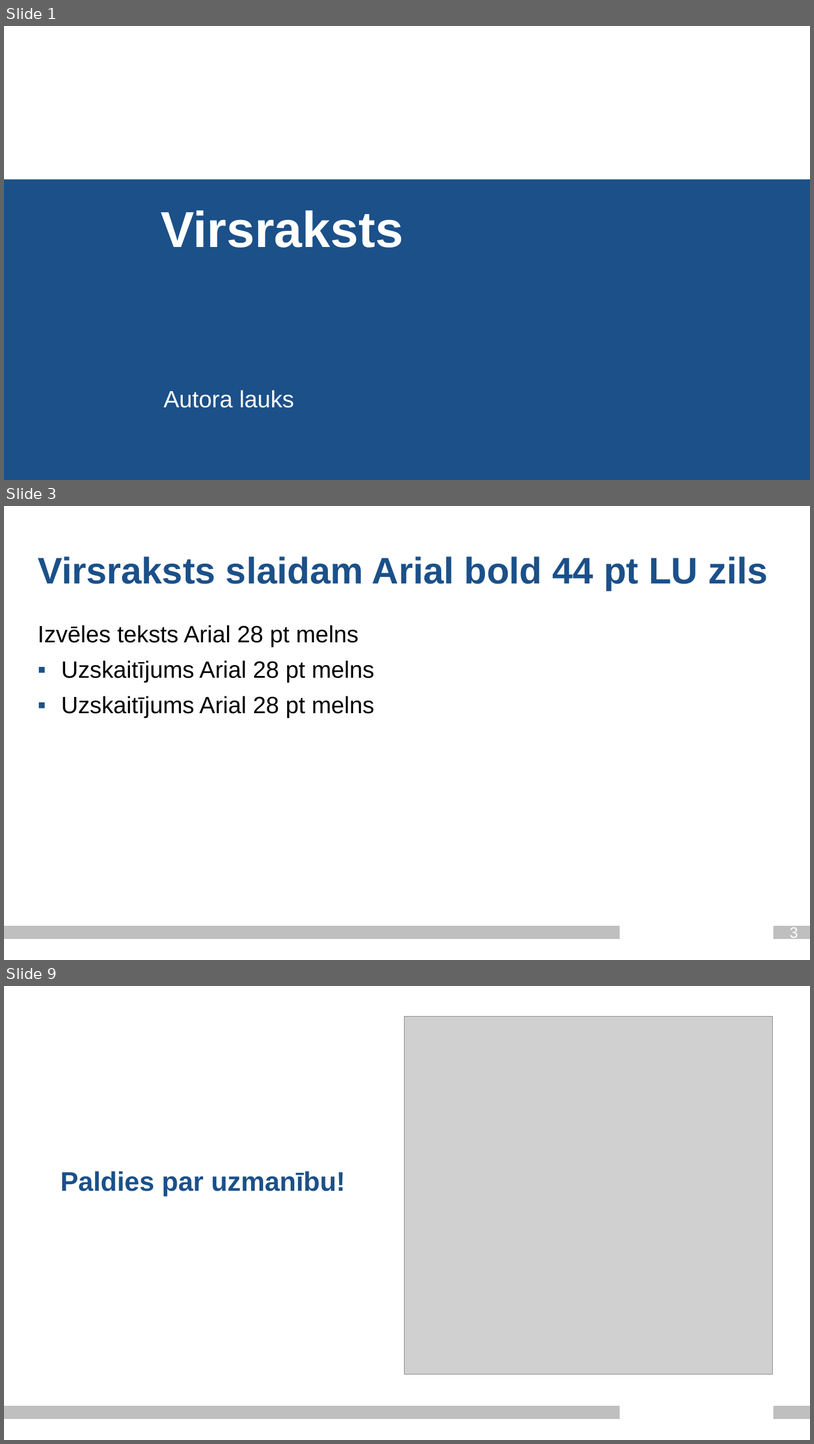
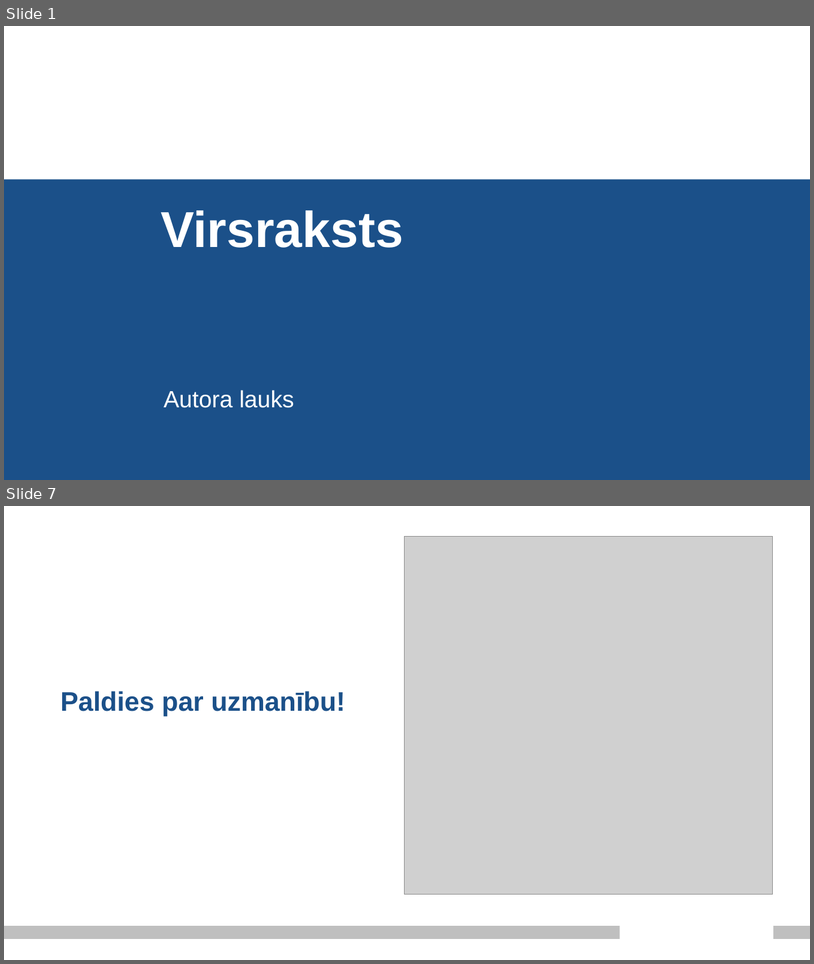
Before and after one commit to Paddlebear/valteh-ipa-translit, a slide deck: docs/valodasprez_2_ag21201_je21033.pptx. Shown one above the other, each under a label of ours: slides 1, 3 and 9 before the commit, slides 1 and 7 after it; the slides between them are not shown. The pictures are 814x1444 and 814x964 pixels, drawn with LibreOffice and Linux fonts; fonts in the diff are those of the drawing; grey boxes stand for pictures; background and template pictures are left out. Boxes give left, top, right and bottom in pixels: in the first picture for what was removed or moved away, otherwise in the second. Text is boxed around its words. In the diff, an @@ line names an element or a change of style, - is before the commit and + after.

```diff
--- a/docs/valodasprez_2_ag21201_je21033.pptx
+++ b/docs/valodasprez_2_ag21201_je21033.pptx
@@ slide 3 removed at (4, 506, 810, 960), background #FFFFFF; not listed: 2 template elements that a slide beside it also shows @@
@@ title removed at (38, 556, 768, 590) @@
-Virsraksts slaidam Arial bold 44 pt LU zils
@@ text removed at (38, 625, 374, 718) @@
-Izvēles teksts Arial 28 pt melns
-▪ Uzskaitījums Arial 28 pt melns
-▪ Uzskaitījums Arial 28 pt melns
@@ page number removed at (790, 927, 798, 941) @@
-3
@@ what was slide 9 is now slide 7 @@
```
Also in this commit, not shown: 5 slides added, 6 other slides removed.
